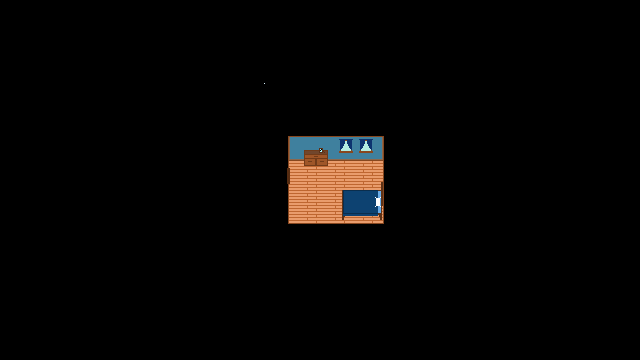
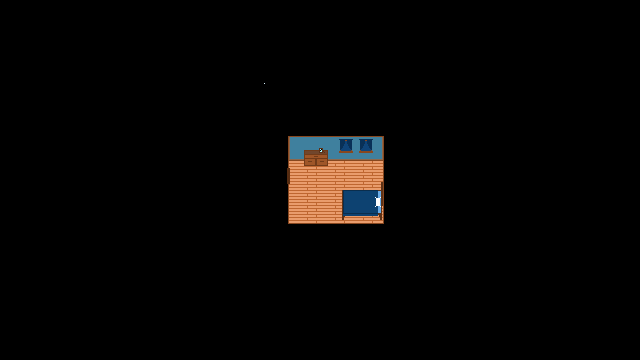
Two versions of the same layered image (640x360). Layer-by-layer changes:
painted on "Layer 2" over 339, 139, 373, 151
